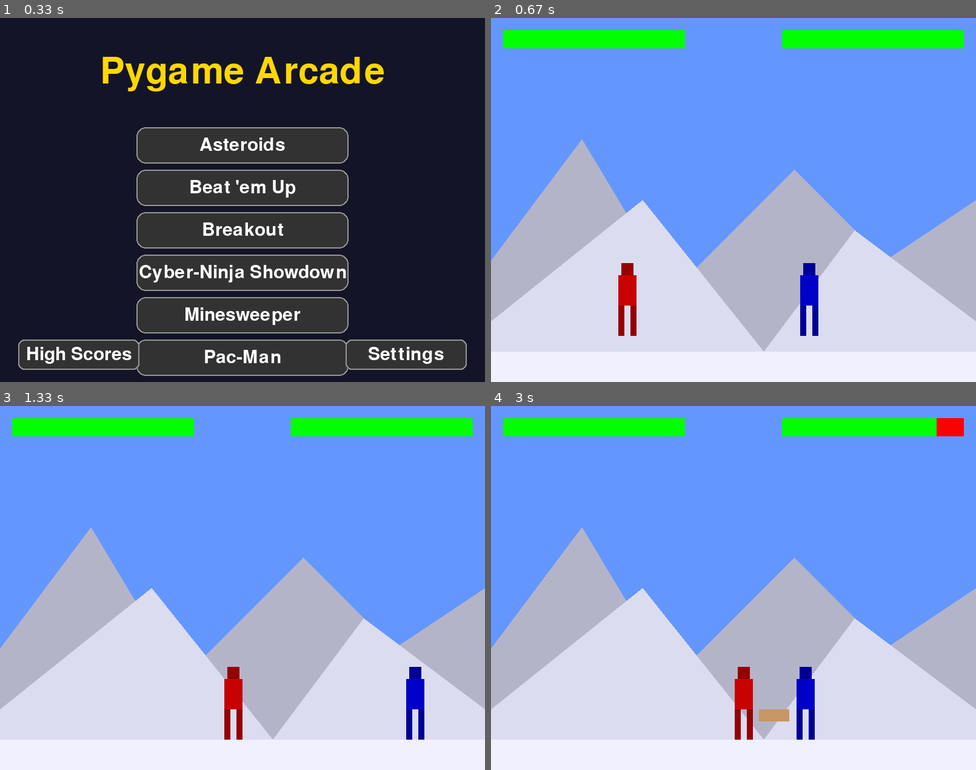
Above: before the commit, frames 1-4 (two rows, left to right).
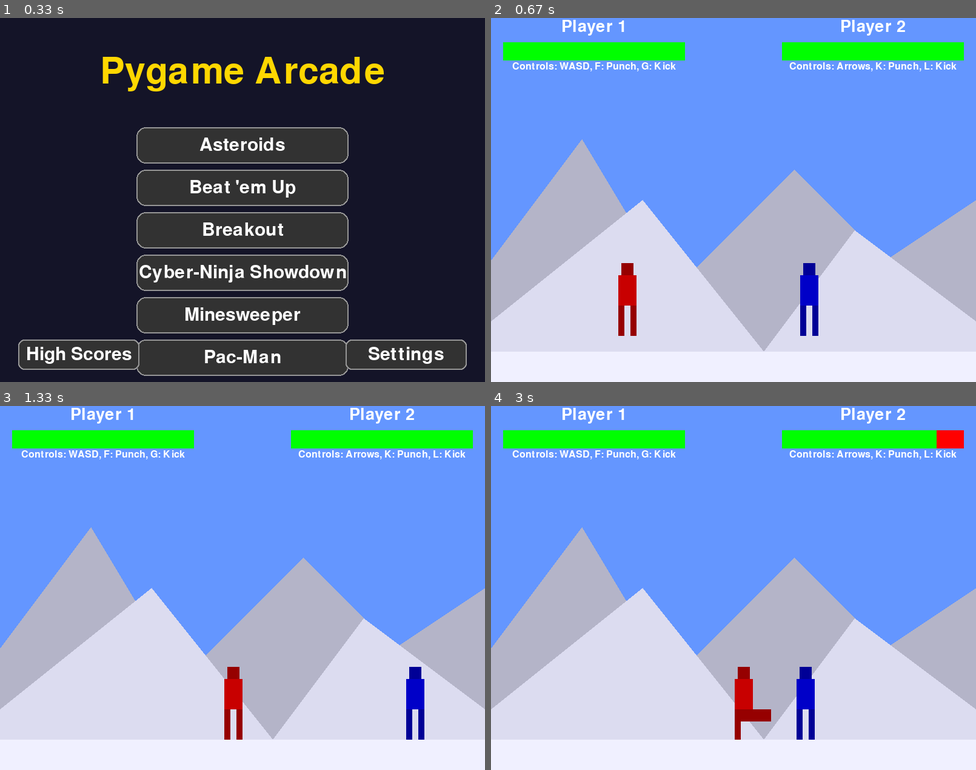
Above: after the commit, the same moments.

Repository: msparrow/classic-arcade-pygame
Game: pygame game, started from launcher.py
Same seed, same stepped clock (60 frames per second), same inputs: the game is played once before the commit and once after it.
Inputs (mouse positions are in pixels of both pictures, inside the frame that each line leads up to):
- Up to frame 1 (0.33 s): no input
- Up to frame 2 (0.67 s): click "Beat 'em Up" at 0.38 s
- Up to frame 3 (1.33 s): tap K at 0.67 s; hold Right from 1 s (still down); hold D from 1 s (still down); move the mouse to (126, 591) at 1.03 s
- Up to frame 4 (3 s): release Right at 1.47 s; release D at 1.47 s; hold Up 1.5-1.8 s; hold W 1.5-1.8 s; move the mouse to (583, 533) at 1.53 s; hold Right 1.83-2.3 s; hold D 1.83-2.3 s; move the mouse to (912, 715) at 1.87 s; hold Left 2.33-2.87 s; hold A 2.33-2.87 s; move the mouse to (607, 453) at 2.37 s; tap G at 2.9 s

Frame 1 is identical in both runs. In frame 2, 5.9% of the frame differs, in the area x 2-98%, y 0-15%; in frame 3, 5.9%; in frame 4, 6.3%, in the area x 2-98%, y 0-92%.

Commit message:
Updated beat em up animations, and cyber_ninja window size

Diff:
--- a/beat_em_up.py
+++ b/beat_em_up.py
@@ -20,6 +20,9 @@
 JUMP_POWER = -20
 PUNCH_DAMAGE, KICK_DAMAGE = 10, 15
 PUNCH_REACH, KICK_REACH = 60, 80
+PUNCH_SPRITE_WIDTH = FIGHTER_WIDTH + 30
+KICK_SPRITE_WIDTH = FIGHTER_WIDTH + 40
+
 
 # --- Asset Creation ---
 def create_fighter_surface(color1, color2):
@@ -34,6 +37,33 @@
     pygame.draw.rect(surface, color2, (30, 70, 10, 50))
     return surface
 
+def create_punching_surface(color1, color2):
+    """Creates a surface of the fighter punching."""
+    surface = pygame.Surface((PUNCH_SPRITE_WIDTH, FIGHTER_HEIGHT), pygame.SRCALPHA)
+    # Head
+    pygame.draw.rect(surface, color2, (15, 0, 20, 20))
+    # Body
+    pygame.draw.rect(surface, color1, (10, 20, 30, 50))
+    # Legs
+    pygame.draw.rect(surface, color2, (10, 70, 10, 50))
+    pygame.draw.rect(surface, color2, (30, 70, 10, 50))
+    # Punching Arm
+    pygame.draw.rect(surface, color1, (40, 30, 30, 15))
+    return surface
+
+def create_kicking_surface(color1, color2):
+    """Creates a surface of the fighter kicking."""
+    surface = pygame.Surface((KICK_SPRITE_WIDTH, FIGHTER_HEIGHT), pygame.SRCALPHA)
+     # Head
+    pygame.draw.rect(surface, color2, (15, 0, 20, 20))
+    # Body
+    pygame.draw.rect(surface, color1, (10, 20, 30, 50))
+    # Standing Leg
+    pygame.draw.rect(surface, color2, (10, 70, 10, 50))
+    # Kicking Leg
+    pygame.draw.rect(surface, color2, (20, 70, 50, 20))
+    return surface
+
 def create_snowy_mountain_bg():
     """Creates a snowy mountain background surface."""
     surface = pygame.Surface((SCREEN_WIDTH, SCREEN_HEIGHT))
@@ -49,19 +79,29 @@
 
 class Assets:
     def __init__(self):
-        self.fighter1 = create_fighter_surface((200, 0, 0), (150, 0, 0)) # Red
-        self.fighter2 = create_fighter_surface((0, 0, 200), (0, 0, 150)) # Blue
+        # Player 1 (Red)
+        p1_color1, p1_color2 = (200, 0, 0), (150, 0, 0)
+        self.fighter1 = create_fighter_surface(p1_color1, p1_color2)
+        self.fighter1_punch = create_punching_surface(p1_color1, p1_color2)
+        self.fighter1_kick = create_kicking_surface(p1_color1, p1_color2)
+
+        # Player 2 (Blue)
+        p2_color1, p2_color2 = (0, 0, 200), (0, 0, 150)
+        self.fighter2 = create_fighter_surface(p2_color1, p2_color2)
+        self.fighter2_punch = create_punching_surface(p2_color1, p2_color2)
+        self.fighter2_kick = create_kicking_surface(p2_color1, p2_color2)
+
         self.background = create_snowy_mountain_bg()
 
 assets = Assets()
 
 # --- Fighter Class ---
 class Fighter:
-    def __init__(self, x, y, image, controls, facing_left):
+    def __init__(self, x, y, images, controls, facing_left):
         self.rect = pygame.Rect(x, y, FIGHTER_WIDTH, FIGHTER_HEIGHT)
         self.vel_y = 0
         self.health = 100
-        self.image = image
+        self.images = images
         self.controls = controls
         self.facing_left = facing_left
         self.is_jumping = False
@@ -145,39 +185,49 @@
             target.hit = True
 
     def draw(self, surface):
-        img = pygame.transform.flip(self.image, self.facing_left, False)
-        surface.blit(img, self.rect)
-
-        # Draw attack animation
+        current_image = self.images['idle']
+        extra_width = 0
         if self.is_attacking:
-            limb_color = (200, 150, 100) # Skin color for limbs
             if self.attack_type == 'punch':
-                if self.facing_left:
-                    punch_rect = pygame.Rect(self.rect.left - 30, self.rect.top + 30, 30, 15)
-                else:
-                    punch_rect = pygame.Rect(self.rect.right, self.rect.top + 30, 30, 15)
-                pygame.draw.rect(surface, limb_color, punch_rect)
+                current_image = self.images['punch']
+                extra_width = PUNCH_SPRITE_WIDTH - FIGHTER_WIDTH
             elif self.attack_type == 'kick':
-                if self.facing_left:
-                    kick_rect = pygame.Rect(self.rect.left - 50, self.rect.top + 70, 50, 20)
-                else:
-                    kick_rect = pygame.Rect(self.rect.right, self.rect.top + 70, 50, 20)
-                pygame.draw.rect(surface, limb_color, kick_rect)
+                current_image = self.images['kick']
+                extra_width = KICK_SPRITE_WIDTH - FIGHTER_WIDTH
+
+        img = pygame.transform.flip(current_image, self.facing_left, False)
+
+        blit_pos = self.rect.topleft
+        if self.is_attacking and self.facing_left:
+            blit_pos = (self.rect.left - extra_width, self.rect.top)
+
+        surface.blit(img, blit_pos)
 
 # --- Main Game Functions ---
 def run_game(screen, clock):
     """Main function to manage the game states for Beat 'em Up."""
-    fighter1 = Fighter(200, 300, assets.fighter1, {
+    fighter1_images = {
+        'idle': assets.fighter1,
+        'punch': assets.fighter1_punch,
+        'kick': assets.fighter1_kick
+    }
+    fighter1 = Fighter(200, 300, fighter1_images, {
         'left': pygame.K_a, 'right': pygame.K_d, 'jump': pygame.K_w,
         'punch': pygame.K_f, 'kick': pygame.K_g
     }, facing_left=False)
 
-    fighter2 = Fighter(500, 300, assets.fighter2, {
+    fighter2_images = {
+        'idle': assets.fighter2,
+        'punch': assets.fighter2_punch,
+        'kick': assets.fighter2_kick
+    }
+    fighter2 = Fighter(500, 300, fighter2_images, {
         'left': pygame.K_LEFT, 'right': pygame.K_RIGHT, 'jump': pygame.K_UP,
         'punch': pygame.K_k, 'kick': pygame.K_l
     }, facing_left=True)
 
     font = pygame.font.Font(None, 40)
+    small_font = pygame.font.Font(None, 24)
     game_over = False
 
     while not game_over:
@@ -192,11 +242,19 @@
         # --- Drawing ---
         screen.blit(assets.background, (0, 0))
 
-        # Health bars
-        pygame.draw.rect(screen, RED, (20, 20, 300, 30))
-        pygame.draw.rect(screen, GREEN, (20, 20, fighter1.health * 3, 30))
-        pygame.draw.rect(screen, RED, (SCREEN_WIDTH - 320, 20, 300, 30))
-        pygame.draw.rect(screen, GREEN, (SCREEN_WIDTH - 320, 20, fighter2.health * 3, 30))
+        # Health bars & Player Info
+        # Player 1
+        draw_text("Player 1", font, WHITE, screen, 170, 15)
+        pygame.draw.rect(screen, RED, (20, 40, 300, 30))
+        pygame.draw.rect(screen, GREEN, (20, 40, fighter1.health * 3, 30))
+        draw_text("Controls: WASD, F: Punch, G: Kick", small_font, WHITE, screen, 170, 80)
+
+        # Player 2
+        draw_text("Player 2", font, WHITE, screen, SCREEN_WIDTH - 170, 15)
+        pygame.draw.rect(screen, RED, (SCREEN_WIDTH - 320, 40, 300, 30))
+        pygame.draw.rect(screen, GREEN, (SCREEN_WIDTH - 320, 40, fighter2.health * 3, 30))
+        draw_text("Controls: Arrows, K: Punch, L: Kick", small_font, WHITE, screen, SCREEN_WIDTH - 170, 80)
+
 
         fighter1.draw(screen)
         fighter2.draw(screen)
--- a/cyber_ninja.py
+++ b/cyber_ninja.py
@@ -21,7 +21,7 @@
 import scores
 
 # --- Game Constants ---
-SCREEN_WIDTH, SCREEN_HEIGHT = 800, 600
+SCREEN_WIDTH, SCREEN_HEIGHT = 1000, 750
 PLAYER_ACC = 0.5
 PLAYER_FRICTION = -0.12
 PLAYER_GRAVITY = 0.64
